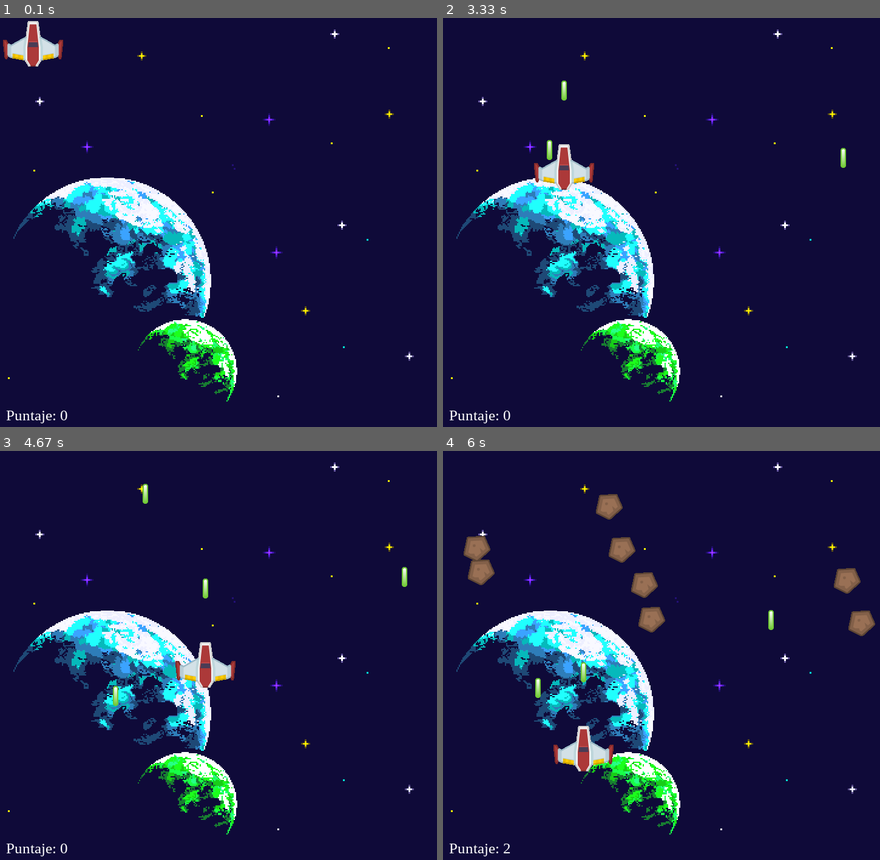
Above: before the commit, frames 1-4 (two rows, left to right).
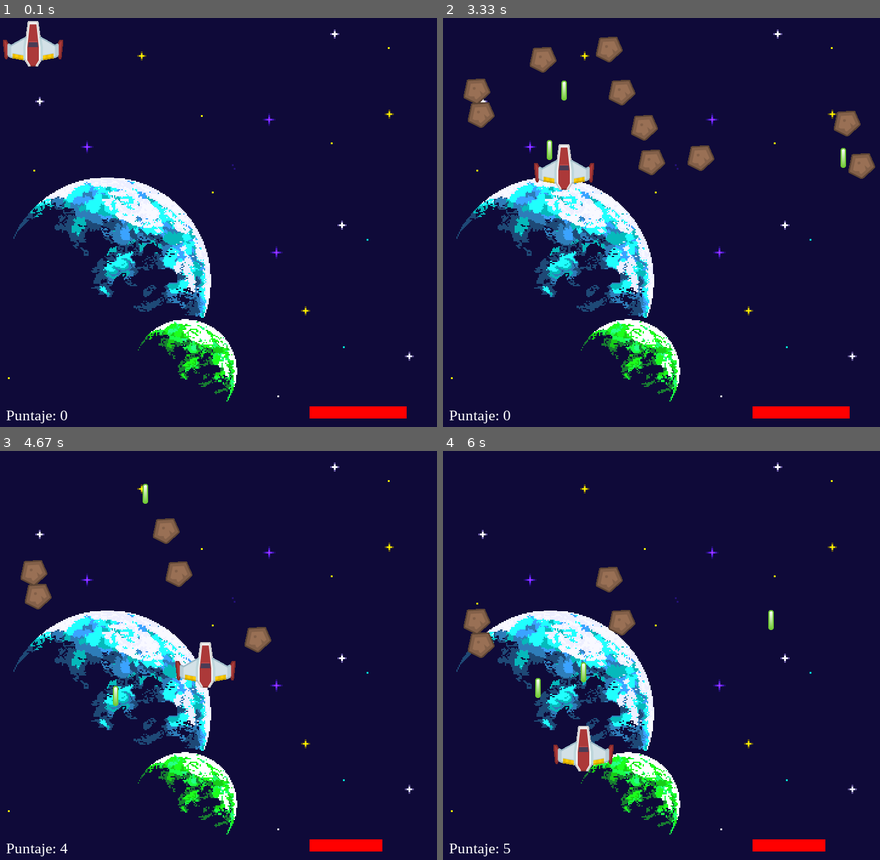
Above: after the commit, the same moments.

Repository: lingwey/juego-de-destruir-meteoros-en-pygame
Game: pygame game, started from destruirMeteoritos.py
Two runs of this game, one before a commit and one after it. Both use one fixed random seed, a clock stepped at 60 frames per second and the inputs below.
Inputs (mouse positions are in pixels of both pictures, inside the frame that each line leads up to):
- Up to frame 1 (0.1 s): no input
- Up to frame 2 (3.33 s): click (661, 222) at 0.38 s; click (705, 316) at 0.72 s; click (823, 369) at 1.05 s; click (556, 144) at 1.38 s; click (661, 275) at 1.72 s; click (600, 140) at 2.05 s; click (814, 332) at 2.38 s; click (521, 263) at 2.72 s; click (534, 144) at 3.05 s
- Up to frame 3 (4.67 s): click (113, 729) at 3.38 s; click (375, 753) at 3.72 s; click (87, 810) at 4.05 s; click (174, 643) at 4.38 s
- Up to frame 4 (6 s): click (687, 770) at 4.72 s; click (740, 794) at 5.05 s; click (508, 802) at 5.38 s; click (552, 725) at 5.72 s

The runs differ from the first frame. In frame 1, 0.7% of the frame differs, in the area x 70-94%, y 94-98%; in frame 2, 3.5%; in frame 3, 2.1%; in frame 4, 3.9%, in the area x 4-99%, y 10-99%.

Commit message:
agrega barra de vida

Diff:
--- a/METEORO.py
+++ b/METEORO.py
@@ -7,7 +7,7 @@
         self.image = pygame.image.load("recursos/imagenes/meteor.png").convert()
         self.image.set_colorkey(negro)
         self.rect = self.image.get_rect()
-        self.velocidadCaida = 0.9
+        self.velocidadCaida = 0.5
 
     def update (self):
         #genera el moviemiento de caida de los meteoros
--- a/destruirMeteoritos.py
+++ b/destruirMeteoritos.py
@@ -6,6 +6,7 @@
 pantallaAncho = 720
 negro = (0,0,0)
 blanco = (255, 255,255)
+rojo = (255, 0, 0)
 
 #crea la clase juego
 class juego (object):
@@ -20,6 +21,9 @@
         self.velocidadMeteoros = 0
 
         self.jugador = player()
+        self.vidasJugador = 4
+        self.jugador.rect.x = (pantallaAncho - self.jugador.rect.width )// 2
+        self.jugador.rect.y = pantallaAlto - self.jugador.rect.height
         self.totalListaImagenes.add(self.jugador)
         self.fondo = pygame.image.load(imagenDeFondo).convert()
         self.sonido = sonidoLaser
@@ -36,12 +40,13 @@
         self.totalListaImagenes.empty()
         self.lasersLista.empty()
         self.cantidadMeteoros = 5
-        self.entreTiempo = 5
+        self.entreTiempo = 3
         self.ultimaTanda = time.time()
         self.jugador = player()
+        self.vidasJugador = 4
         self.totalListaImagenes.add(self.jugador)
-        self.jugador.rect.x = pantallaAncho // 2 - 45
-        self.jugador.rect.y = 80
+        self.jugador.rect.x = (pantallaAncho - self.jugador.rect.width )// 2
+        self.jugador.rect.y = pantallaAlto - self.jugador.rect.height
 
     def crearTandasMeteoros(self):
         self.velocidadMeteoros += 0.1
@@ -95,19 +100,30 @@
                     print ("alerta")
                     self.crearTandasMeteoros()
             if pygame.sprite.spritecollide(self.jugador,self.meteoroLista,True):
+                self.vidasJugador -= 1
+                if self.vidasJugador == 0:
                     self.gameOver = True
                     #print("muerto")
 
 
     def display_frame (self,ventana):
         ventana.blit(self.fondo,[0,0])
+        #puntaje
         fuente = pygame.font.SysFont("serif", 25)
         textoPuntaje = fuente.render("Puntaje: " + str(self.puntaje), True, blanco)
-        esquinaXIzquierdaInfe = 10
-        esquinaYIzquierdaInfe = pantallaAlto - 40
-        ventana.blit(textoPuntaje,[esquinaXIzquierdaInfe, esquinaYIzquierdaInfe])
+        esquinaXIzquierda = 10
+        esquinaYInfe = pantallaAlto - 40
+        ventana.blit(textoPuntaje,[esquinaXIzquierda, esquinaYInfe])
+        #barra de vida
+        maximoVida = 5
+        longitudBarraVida = 200
+        longitudBarraVidaActual = longitudBarraVida * self.vidasJugador / maximoVida
+        esquinaXDerecha = pantallaAncho - longitudBarraVida - 10
+        pygame.draw.rect(ventana, rojo, (esquinaXDerecha, esquinaYInfe, longitudBarraVidaActual, 20))
+
         if self.gameOver:
-            texto = fuente.render("Muerto. Pulsar barra para volver a empezar", True, blanco)
+            fuenteGameOver = pygame.font.SysFont("serif", 40)
+            texto = fuenteGameOver.render("Muerto. Pulsar barra para volver a empezar", True, rojo)
             centroX = (pantallaAncho // 2) - (texto.get_width() // 2)
             centroY = (pantallaAlto // 2) - (texto.get_height() // 2)
             ventana.blit(texto,[centroX,centroY])
